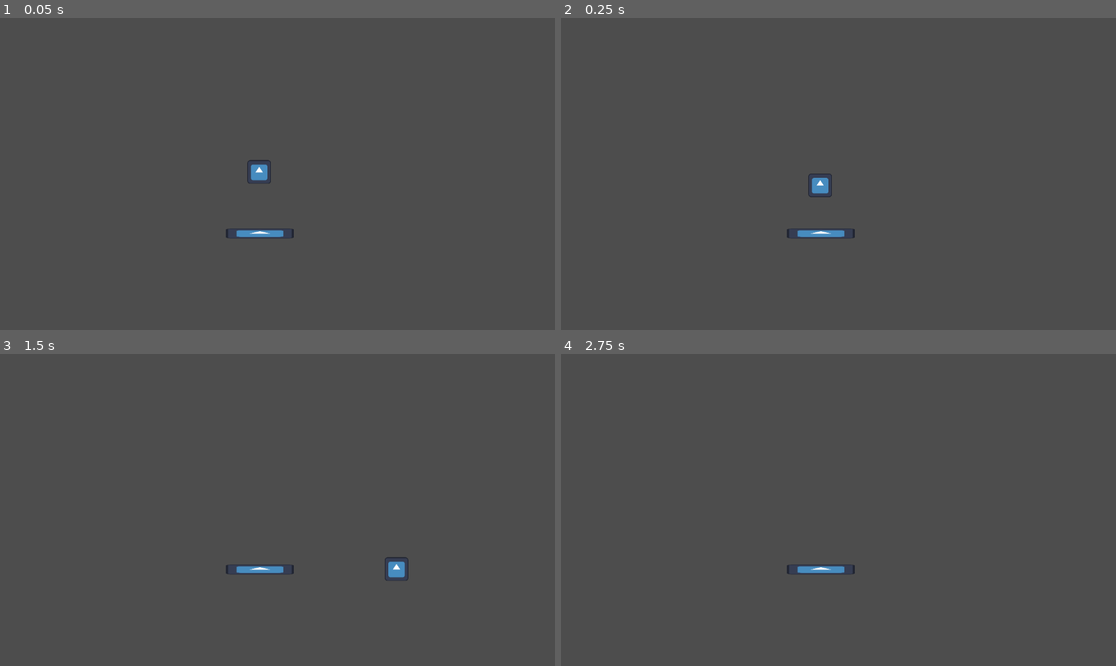
Above: before the commit, frames 1-4 (two rows, left to right).
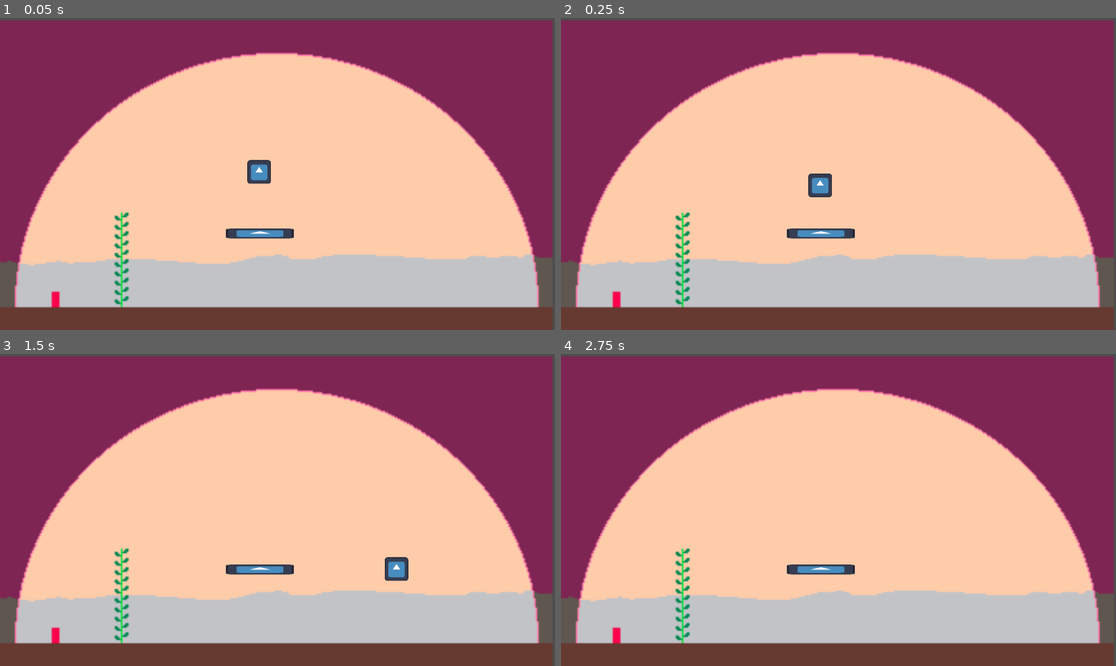
Above: after the commit, the same moments.

Repository: razzius/oxygen-farm
Game: Godot game, scene res://main.tscn
Same seed, same stepped clock (60 frames per second), same inputs: the game is played once before the commit and once after it. The engine's default icon, where the game draws it, is replaced by a stand-in: a white triangle on a blue panel in a dark square.
Inputs:
- Up to frame 1 (0.05 s): no input
- Up to frame 2 (0.25 s): no input
- Up to frame 3 (1.5 s): hold D (right) from 0.53 s (still down); tap W (up) at 0.6, 0.77, 1.07, 1.35 s
- Up to frame 4 (2.75 s): tap W (up) at 1.52, 1.82, 2.1 s; release D (right) at 2.03 s; hold Left (left) from 2.03 s (still down)

The runs differ from the first frame. In frame 1, 97% of the frame differs, in the area x 0-100%, y 0-100%; in frame 2, 97%; in frame 3, 97%; in frame 4, 98%.

Commit message:
Add background

Diff:
--- a/main.tscn
+++ b/main.tscn
@@ -1,7 +1,8 @@
-[gd_scene load_steps=4 format=3 uid="uid://bdy3tagav4qmb"]
+[gd_scene load_steps=5 format=3 uid="uid://bdy3tagav4qmb"]
 
 [ext_resource type="PackedScene" uid="uid://ba0hqbqmx7rha" path="res://player.tscn" id="1_pwm58"]
 [ext_resource type="Texture2D" uid="uid://cae5003q3i5iy" path="res://icon.svg" id="2_johkk"]
+[ext_resource type="Texture2D" uid="uid://ll0agfil831v" path="res://art/mockup.png" id="3_ce1ep"]
 
 [sub_resource type="RectangleShape2D" id="RectangleShape2D_p8x5v"]
 size = Vector2(164, 20)
@@ -21,3 +22,9 @@
 [node name="CollisionShape2D" type="CollisionShape2D" parent="StaticBody2D"]
 position = Vector2(531, 450)
 shape = SubResource("RectangleShape2D_p8x5v")
+
+[node name="Sprite2D" type="Sprite2D" parent="."]
+z_index = -1
+position = Vector2(573, 327)
+scale = Vector2(3.18889, 3.22)
+texture = ExtResource("3_ce1ep")
Not shown, changed: .gitignore
